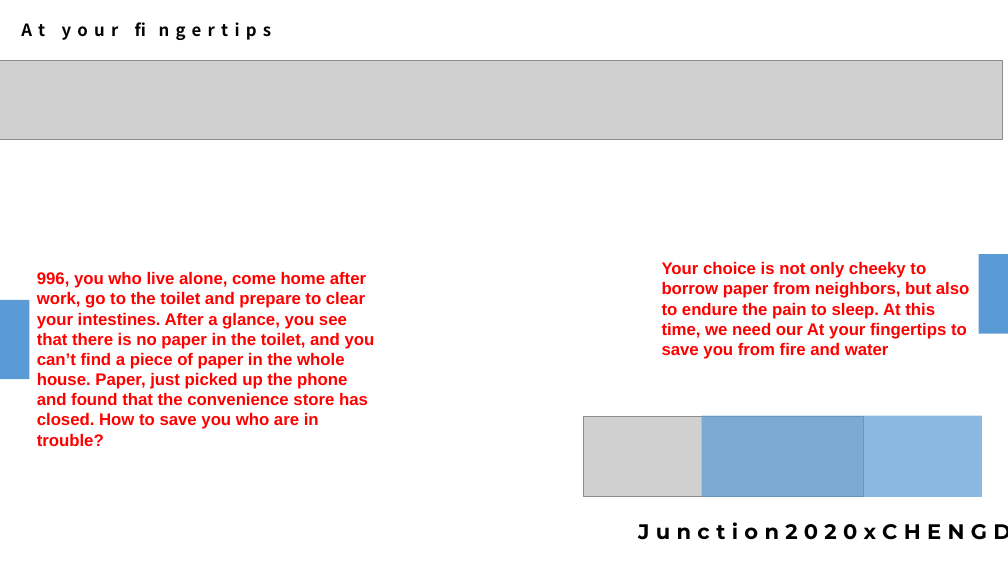
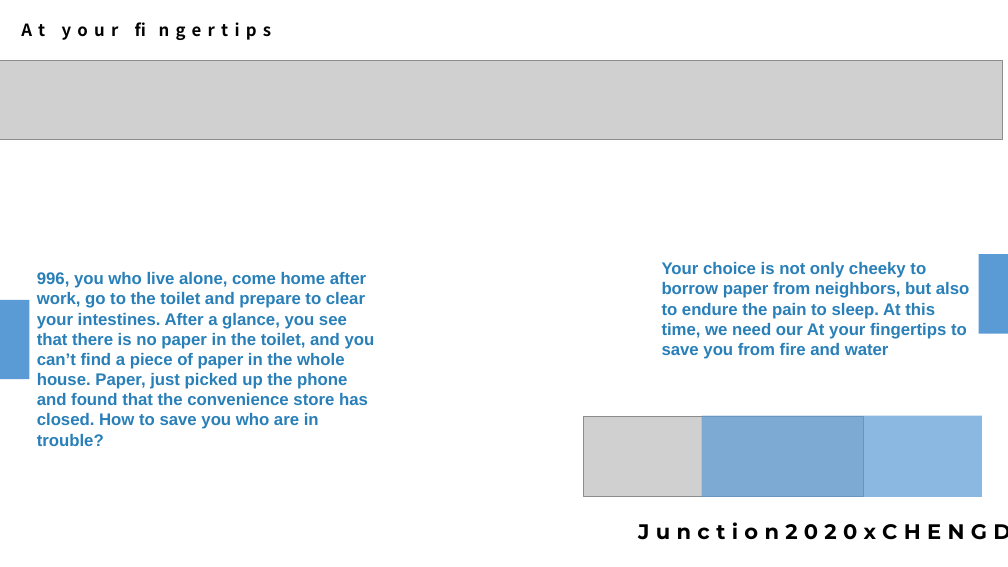
Before and after one commit to 0xFay/junction, a slide deck: slide 3 of Junction 2020_EN.pptx. Drawn at 1008x567 pixels with LibreOffice and Linux fonts; fonts in the diff are those of the drawing; grey boxes stand for pictures; background and template pictures are left out. Boxes give left, top, right and bottom in pixels: in the first picture for what was removed or moved away, otherwise in the second. Text is boxed around its words. In the diff, an @@ line names an element or a change of style, - is before the commit and + after.

```diff
--- a/Junction 2020_EN.pptx
+++ b/Junction 2020_EN.pptx
@@ text "996, you who live alone, ..." at box(37, 272, 375, 446): text colour #FF0000 to #297FB8 @@
@@ text "Your choice is not only ..." at box(662, 262, 970, 355): text colour #FF0000 to #297FB8 @@
```
Also in this commit, not shown: 1 other slide changed, 1 other file.
